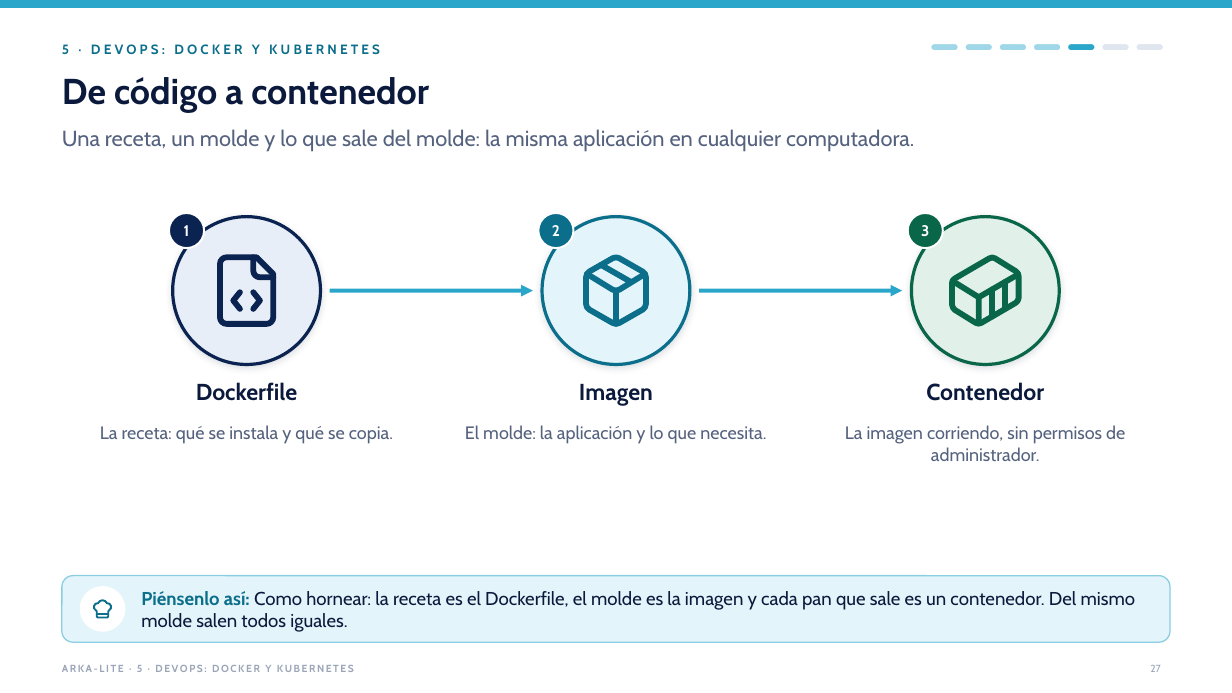
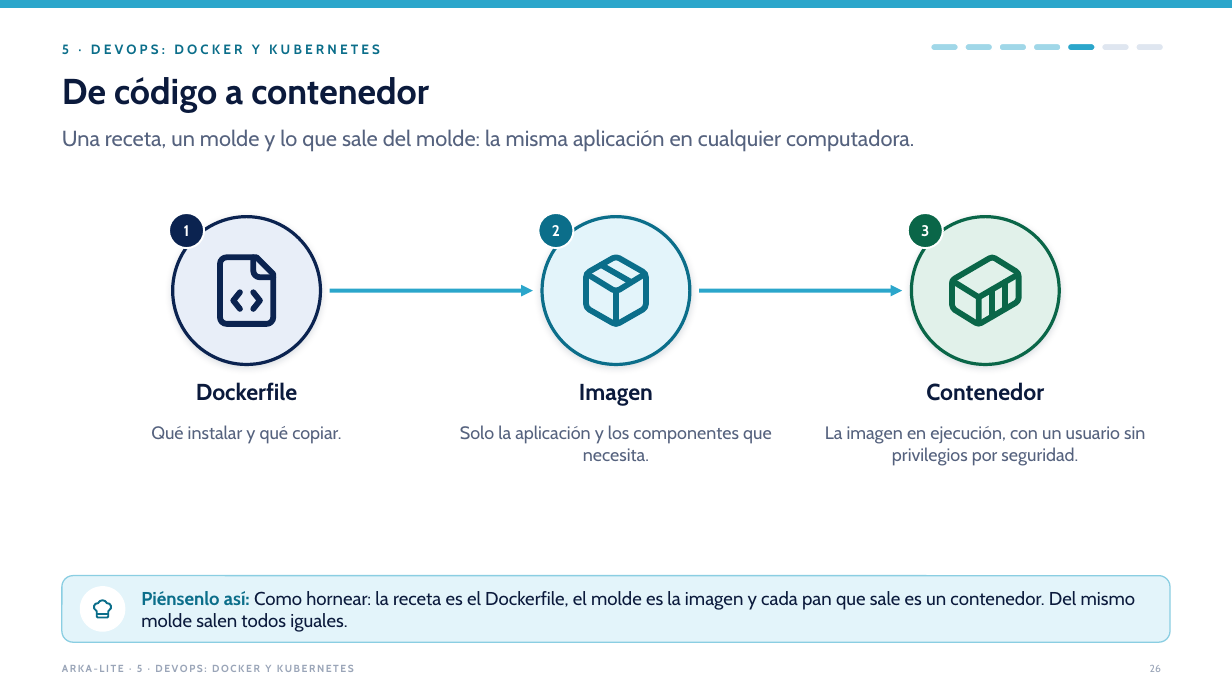
Before and after one commit to jfranceschi-dev/arka-lite, a slide deck: slide 26 of docs/presentation-data/pptx/ARKA-Lite-ejecutivo-con-videos.pptx (slide 27 before the commit). Drawn at 1232x693 pixels with LibreOffice and Linux fonts; fonts in the diff are those of the drawing. Boxes give left, top, right and bottom in pixels: in the first picture for what was removed or moved away, otherwise in the second. Text is boxed around its words. In the diff, an @@ line names an element or a change of style, - is before the commit and + after.

```diff
--- a/docs/presentation-data/pptx/ARKA-Lite-ejecutivo-con-videos.pptx
+++ b/docs/presentation-data/pptx/ARKA-Lite-ejecutivo-con-videos.pptx
@@ text at <box>151,425,341,444</box>: text changed @@
-La receta: qué se instala y qué se copia.
+Qué instalar y qué copiar.
@@ text at <box>460,425,772,461</box>: text changed @@
-El molde: la aplicación y lo que necesita.
+Solo la aplicación y los componentes que necesita.
@@ text at <box>825,426,1145,466</box>: text changed @@
-La imagen corriendo, sin permisos de administrador.
+La imagen en ejecución, con un usuario sin privilegios por seguridad.
@@ page number at <box>1150,665,1161,672</box>: text changed @@
-27
+26
```
Also in this commit, not shown: 8 other slides changed, 2 slides added, 4 slides removed, 35 other files.
